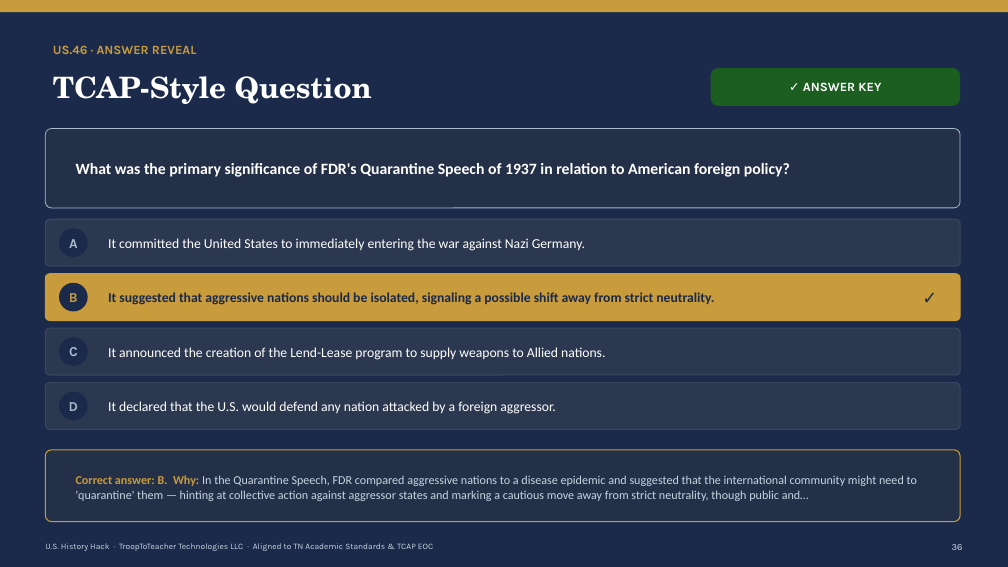
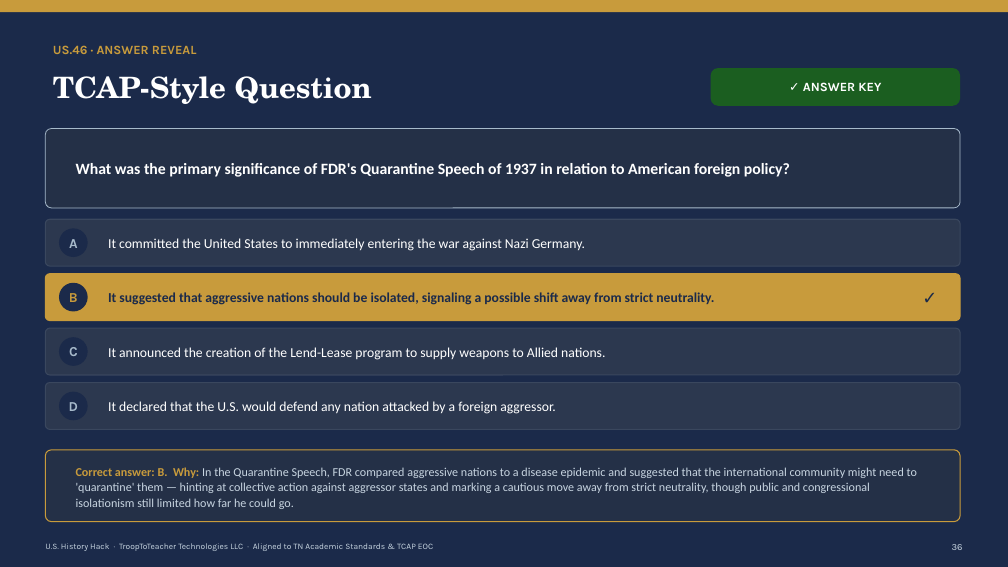
Before and after one commit to Trooptoteacher/trooptoteacher-history, a slide deck: slide 37 of 00_START_HERE/UNIT6_DECKS_BUILD/Unit6_Teacher_Deck_CourseStandard.pptx. Drawn at 1008x567 pixels with LibreOffice and Linux fonts; fonts in the diff are those of the drawing. Boxes give left, top, right and bottom in pixels: in the first picture for what was removed or moved away, otherwise in the second. Text is boxed around its words. In the diff, an @@ line names an element or a change of style, - is before the commit and + after.

```diff
--- a/00_START_HERE/UNIT6_DECKS_BUILD/Unit6_Teacher_Deck_CourseStandard.pptx
+++ b/00_START_HERE/UNIT6_DECKS_BUILD/Unit6_Teacher_Deck_CourseStandard.pptx
@@ text at <box>76,467,917,509</box>: text changed @@
-Correct answer: B. Why: In the Quarantine Speech, FDR compared aggressive nations to a disease epidemic and suggested that the international community might need to 'quarantine' them — hinting at collective action against aggressor states and marking a cautious move away from strict neutrality, though public and…
+Correct answer: B. Why: In the Quarantine Speech, FDR compared aggressive nations to a disease epidemic and suggested that the international community might need to 'quarantine' them — hinting at collective action against aggressor states and marking a cautious move away from strict neutrality, though public and congressional isolationism still limited how far he could go.
```
Also in this commit, not shown: 11 other slides changed, 7 other files.
